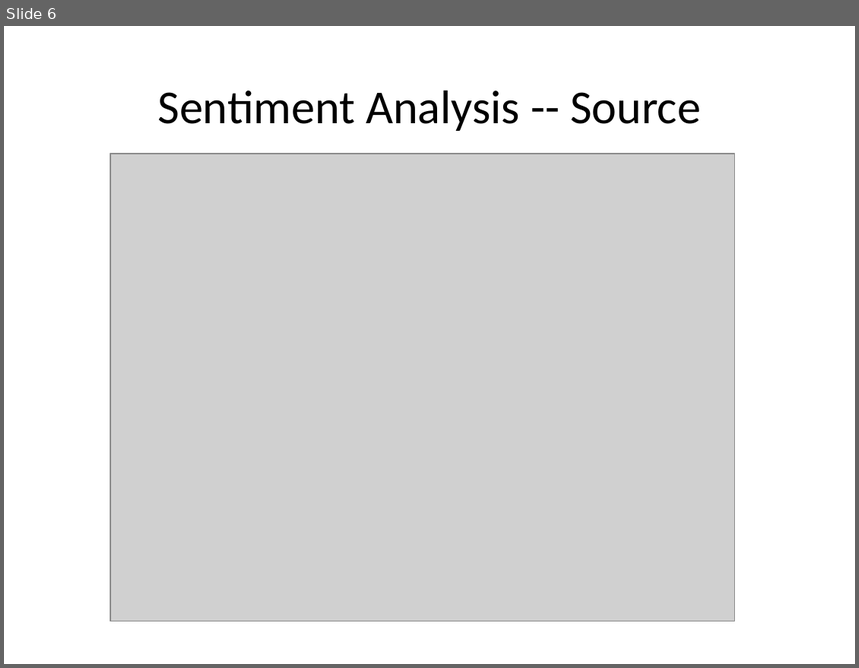
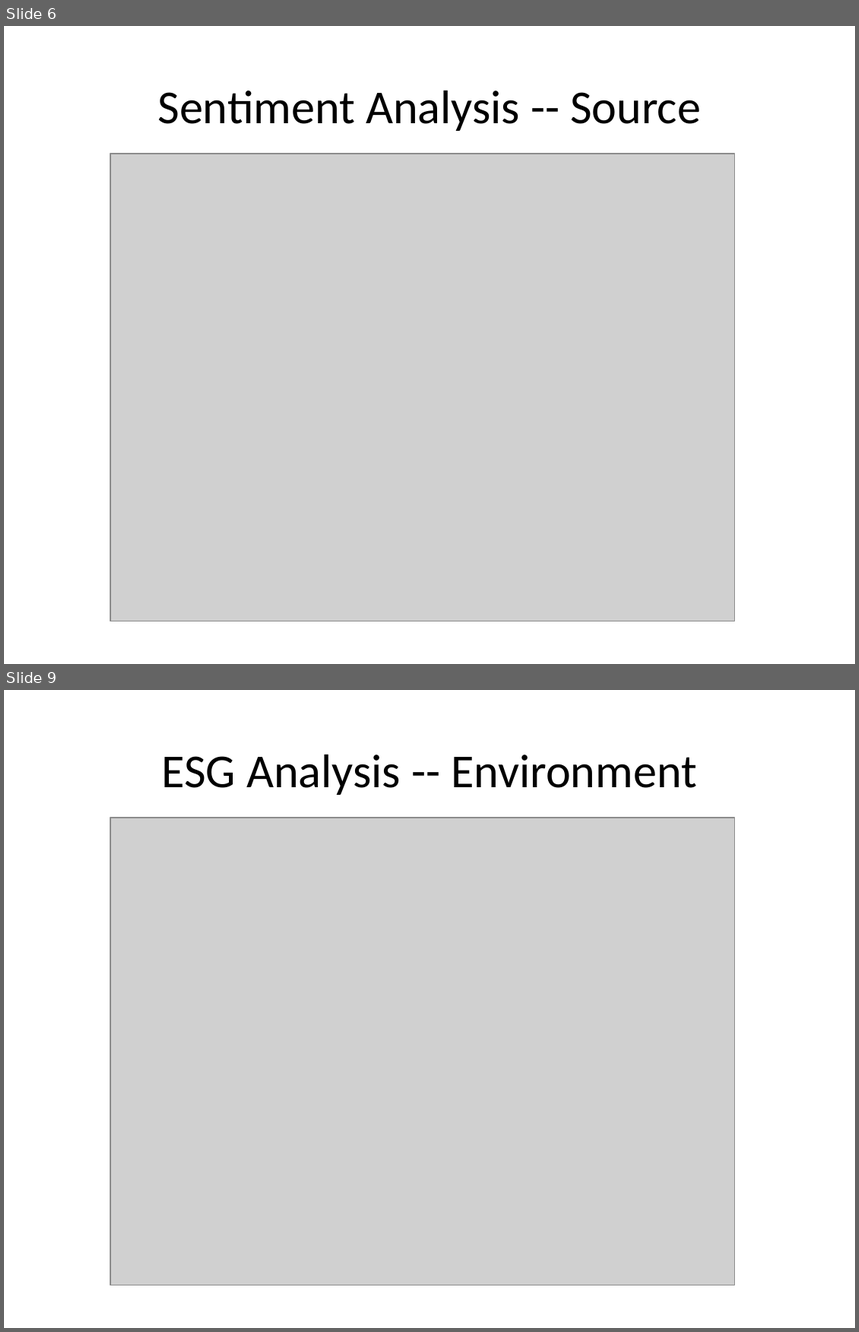
Before and after one commit to yuchiahung/Fintech-2021-T2, a slide deck: news_summary_t2.pptx. Shown one above the other, each under a label of ours: slide 6 before the commit, slides 6 and 9 after it; the slides between them are not shown. The pictures are 859x668 and 859x1332 pixels, drawn with LibreOffice and Linux fonts; fonts in the diff are those of the drawing; grey boxes stand for pictures. Boxes give left, top, right and bottom in pixels: in the first picture for what was removed or moved away, otherwise in the second. Text is boxed around its words. In the diff, an @@ line names an element or a change of style, - is before the commit and + after.

```diff
--- a/news_summary_t2.pptx
+++ b/news_summary_t2.pptx
@@ slide 9 added at (4,690,855,1328), background #FFFFFF @@
@@ title added at (162,754,697,795), 40 pt, text #000000 @@
+ESG Analysis -- Environment
@@ picture added at (110,818,734,1286) @@
```
Also in this commit, not shown: 2 slides changed, 4 other slides added, 4 slides removed, 10 other files.
